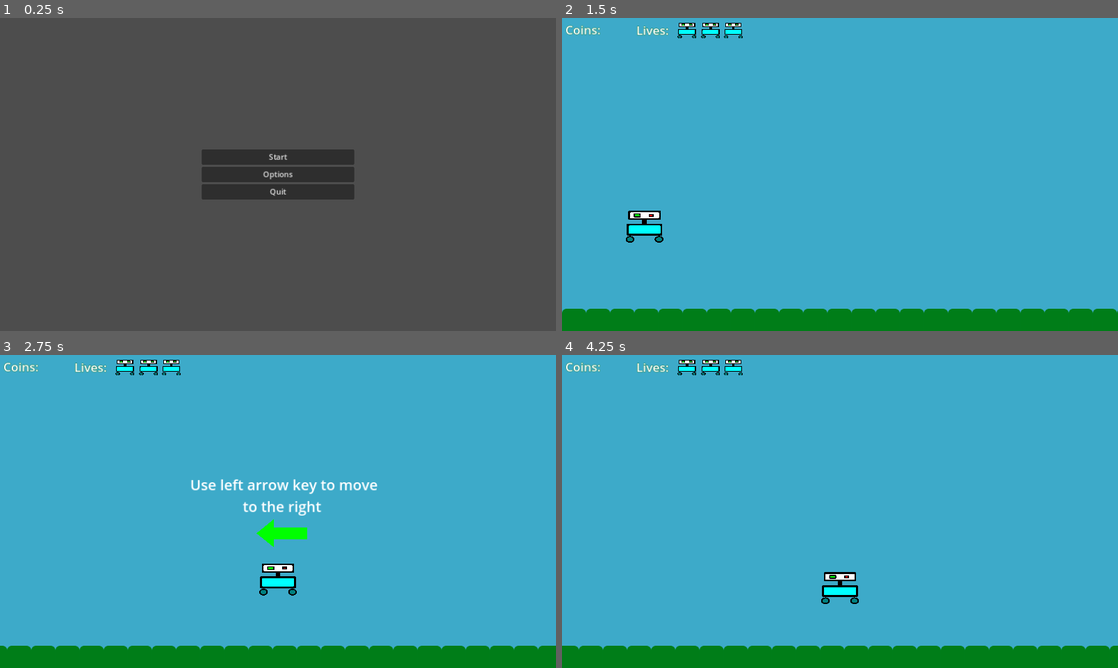
Above: before the commit, frames 1-4 (two rows, left to right).
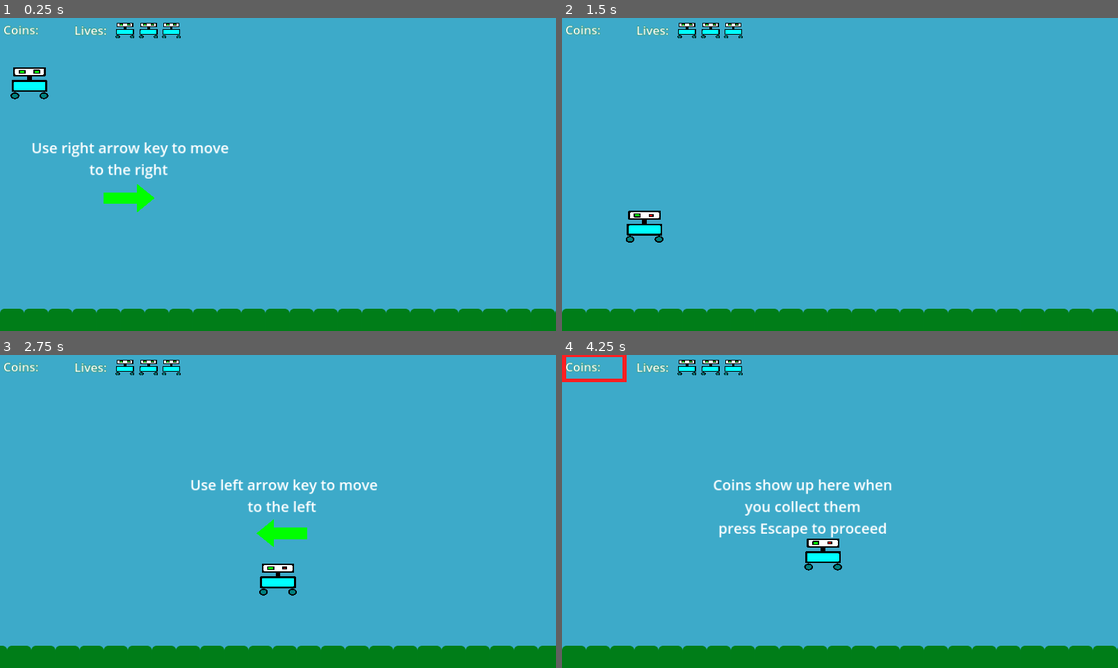
Above: after the commit, the same moments.

Repository: mikailaliyev/MsAdventures
Game: Godot game, scene res://levels/level_1.tscn
Two runs of this game, one before a commit and one after it. Both use one fixed random seed, a clock stepped at 60 frames per second and the inputs below. Before the commit the project starts from res://menu/menu.tscn.
Inputs (mouse positions are in pixels of both pictures, inside the frame that each line leads up to):
- Up to frame 1 (0.25 s): no input
- Up to frame 2 (1.5 s): click (840, 155) at 0.5 s, where only the run before the commit has a clickable "Start"; hold Right (right) from 1.28 s (still down); hold Space (jump) from 1.28 s (still down)
- Up to frame 3 (2.75 s): keep holding Right (right); release Space (jump) at 2.03 s; tap Space (jump) at 2.1, 2.27, 2.57 s
- Up to frame 4 (4.25 s): tap Enter at 2.75 s; release Right (right) at 2.78 s; hold Left (left) 2.78-3.53 s; hold Space (jump) 2.78-3.53 s; hold Right (right) from 3.53 s (still down); tap Space (jump) at 3.6, 3.77, 4.07 s

The runs differ from the first frame. In frame 1, 100% of the frame differs, in the area x 0-100%, y 0-100%; in frame 2, nothing differs; in frame 3, 0.3%; in frame 4, 3.0%.

Commit message:
upgraded: game control tips for counters and intro for coins&enemies

Diff:
--- a/levels/GameManager.gd
+++ b/levels/GameManager.gd
@@ -1,10 +1,18 @@
 extends Node
+var is_paused: bool = false
 var left_control: int = 0
 var right_control: int = 0
 var jump_control: int = 0
-# Called when the node enters the scene tree for the first time.
+var coin_control: int = 0
+var live_control: int = 0
+var coin_intro_control: int = 0
+var enemy_intro_control: int = 0
+
 func _process(_delta):
-		#Teaching moving controls
+	# Pausing the game
+	#pause_game()
+
+	#Teaching moving controls
 	if left_control == 0:
 		if $"../Character".is_on_floor():
 			if !Input.is_action_pressed("right"):
@@ -39,3 +47,62 @@
 				jump_control += 1
 				%LabelForUpControl.hide()
 				%ArrowUp.hide()
+
+	if coin_control == 0:
+		if %Character.position.x > 540 && right_control > 0 && jump_control > 0:
+			%LabelForCoinsCounter.show()
+			%RectangleForCoins.show()
+			get_tree().paused = true
+			if Input.is_action_just_pressed("pause"):
+				get_tree().paused = false
+				coin_control += 1
+				%LabelForCoinsCounter.hide()
+				%RectangleForCoins.hide()
+
+	if live_control == 0:
+		if %Character.position.x > 550 && coin_control > 0:
+			%LabelForLivesCounter.show()
+			%RectangleForLives.show()
+			if !Input.is_action_pressed("pause"):
+				get_tree().paused = true
+			else:
+				get_tree().paused = false
+				live_control += 1
+				%LabelForLivesCounter.hide()
+				%RectangleForLives.hide()
+
+	if coin_intro_control == 0:
+		if %Character.position.x > 2100:
+			%LabelForCoinsIntro.show()
+			%RectangleForCoinsIntro.show()
+			if !Input.is_action_pressed("pause"):
+				get_tree().paused = true
+			else:
+				get_tree().paused = false
+				coin_intro_control += 1
+				%LabelForCoinsIntro.hide()
+				%RectangleForCoinsIntro.hide()
+
+	if enemy_intro_control == 0:
+		if %Character.position.x > 2800:
+			%LabelForEnemyIntro.show()
+			%RectangleForEnemyIntro.show()
+			if !Input.is_action_pressed("pause"):
+				get_tree().paused = true
+			else:
+				get_tree().paused = false
+				enemy_intro_control += 1
+				%LabelForEnemyIntro.hide()
+				%RectangleForEnemyIntro.hide()
+
+
+func pause_game():
+	if Input.is_action_just_pressed("pause"):
+		if is_paused:
+			get_tree().paused = false
+			is_paused = false
+			return false
+		else:
+			get_tree().paused = true
+			is_paused = true
+			return true
--- a/levels/level_1.tscn
+++ b/levels/level_1.tscn
@@ -9,6 +9,7 @@
 [ext_resource type="PackedScene" uid="uid://cqscvsxhssj1k" path="res://character/character.tscn" id="5_ljy78"]
 [ext_resource type="PackedScene" uid="uid://bejuiktcolb1l" path="res://portals/portal.tscn" id="6_x0vgs"]
 [ext_resource type="PackedScene" uid="uid://cr6cj5j10amiw" path="res://coins/coin.tscn" id="7_1attl"]
+[ext_resource type="Texture2D" uid="uid://bud6ghaavj1vk" path="res://graphics/rectangles/rectangle.svg" id="7_bfjt5"]
 [ext_resource type="Texture2D" uid="uid://c7mcvq1srmvi0" path="res://graphics/character/character_idle.svg" id="8_7f17w"]
 [ext_resource type="PackedScene" uid="uid://wqh1bp7vmudn" path="res://enemies/enemy.tscn" id="9_ymn3l"]
 [ext_resource type="Texture2D" uid="uid://c5vh30tomvrjo" path="res://graphics/arrows/arrow.svg" id="11_v5yrg"]
@@ -838,6 +839,7 @@
 texture = ExtResource("1_ssxnt")
 region_enabled = true
 region_rect = Rect2(70.9672, 227.795, 980.801, 339.818)
+metadata/_edit_lock_ = true
 
 [node name="Character" parent="." instance=ExtResource("5_ljy78")]
 unique_name_in_owner = true
@@ -873,7 +875,7 @@
 offset_right = 936.0
 offset_bottom = 334.0
 theme_override_font_sizes/font_size = 30
-text = "Use left arrow key to move to the right "
+text = "Use left arrow key to move to the left "
 horizontal_alignment = 1
 autowrap_mode = 2
 
@@ -904,6 +906,96 @@
 scale = Vector2(0.2, 0.2)
 texture = ExtResource("11_v5yrg")
 
+[node name="LabelForCoinsCounter" type="Label" parent="GameControlsInsturctions"]
+unique_name_in_owner = true
+visible = false
+offset_left = 287.0
+offset_top = 247.0
+offset_right = 712.0
+offset_bottom = 334.0
+theme_override_font_sizes/font_size = 30
+text = "Coins show up here when you collect them
+press Escape to proceed"
+horizontal_alignment = 1
+autowrap_mode = 2
+
+[node name="RectangleForCoins" type="Sprite2D" parent="GameControlsInsturctions"]
+unique_name_in_owner = true
+visible = false
+position = Vector2(67, 27)
+scale = Vector2(0.254545, 0.214425)
+texture = ExtResource("7_bfjt5")
+region_enabled = true
+region_rect = Rect2(122, 418.5, 550, 288)
+
+[node name="LabelForLivesCounter" type="Label" parent="GameControlsInsturctions"]
+unique_name_in_owner = true
+visible = false
+offset_left = 287.0
+offset_top = 247.0
+offset_right = 712.0
+offset_bottom = 334.0
+theme_override_font_sizes/font_size = 30
+text = "Here you can see total number of lives you have
+press Escape to proceed"
+horizontal_alignment = 1
+autowrap_mode = 2
+
+[node name="RectangleForLives" type="Sprite2D" parent="GameControlsInsturctions"]
+unique_name_in_owner = true
+visible = false
+position = Vector2(265, 27)
+scale = Vector2(0.490909, 0.214425)
+texture = ExtResource("7_bfjt5")
+region_enabled = true
+region_rect = Rect2(122, 418.5, 550, 288)
+
+[node name="LabelForCoinsIntro" type="Label" parent="GameControlsInsturctions"]
+unique_name_in_owner = true
+visible = false
+offset_left = 1624.0
+offset_top = 275.0
+offset_right = 2072.0
+offset_bottom = 407.0
+theme_override_font_sizes/font_size = 30
+text = "Collect coins
+press Escape to proceed"
+horizontal_alignment = 1
+vertical_alignment = 1
+autowrap_mode = 2
+
+[node name="RectangleForCoinsIntro" type="Sprite2D" parent="GameControlsInsturctions"]
+unique_name_in_owner = true
+visible = false
+position = Vector2(2201.5, 396)
+scale = Vector2(0.187273, 0.3125)
+texture = ExtResource("7_bfjt5")
+region_enabled = true
+region_rect = Rect2(122, 418.5, 550, 288)
+
+[node name="LabelForEnemyIntro" type="Label" parent="GameControlsInsturctions"]
+unique_name_in_owner = true
+visible = false
+offset_left = 2425.0
+offset_top = 253.0
+offset_right = 2931.0
+offset_bottom = 385.0
+theme_override_font_sizes/font_size = 30
+text = "Avoid enemies or you lose a life
+Escape to proceed"
+horizontal_alignment = 1
+vertical_alignment = 1
+autowrap_mode = 2
+
+[node name="RectangleForEnemyIntro" type="Sprite2D" parent="GameControlsInsturctions"]
+unique_name_in_owner = true
+visible = false
+position = Vector2(2948, 396)
+scale = Vector2(0.231817, 0.350694)
+texture = ExtResource("7_bfjt5")
+region_enabled = true
+region_rect = Rect2(122, 418.5, 550, 288)
+
 [node name="Portal" parent="." instance=ExtResource("6_x0vgs")]
 position = Vector2(7013, 501)
 collision_layer = 16
@@ -921,34 +1013,35 @@
 [node name="Coins" type="Node2D" parent="."]
 
 [node name="Coin8" parent="Coins" instance=ExtResource("7_1attl")]
-position = Vector2(5212.13, 83)
+position = Vector2(5227, 106)
 
 [node name="Coin7" parent="Coins" instance=ExtResource("7_1attl")]
 position = Vector2(7048, 97)
 
 [node name="Coin" parent="Coins" instance=ExtResource("7_1attl")]
-position = Vector2(2200, 382)
+position = Vector2(2200, 393)
+metadata/_edit_lock_ = true
 
 [node name="Coin2" parent="Coins" instance=ExtResource("7_1attl")]
-position = Vector2(2430, 380)
+position = Vector2(2430, 391)
 
 [node name="Coin3" parent="Coins" instance=ExtResource("7_1attl")]
-position = Vector2(3216, 389)
+position = Vector2(3216, 394)
 
 [node name="Coin4" parent="Coins" instance=ExtResource("7_1attl")]
 position = Vector2(3645.13, 547)
 
 [node name="Coin5" parent="Coins" instance=ExtResource("7_1attl")]
-position = Vector2(4235.13, 94)
+position = Vector2(4233, 103)
 
 [node name="Coin6" parent="Coins" instance=ExtResource("7_1attl")]
-position = Vector2(6018, 239)
+position = Vector2(6026, 241)
 
 [node name="Coin9" parent="Coins" instance=ExtResource("7_1attl")]
 position = Vector2(5732, 387)
 
 [node name="Coin10" parent="Coins" instance=ExtResource("7_1attl")]
-position = Vector2(4945, 533)
+position = Vector2(4943, 548)
 
 [node name="CoinsCounterCanvas" type="CanvasLayer" parent="."]
 
@@ -991,7 +1084,7 @@
 [node name="Enemies" type="Node2D" parent="."]
 
 [node name="Enemy" parent="Enemies" instance=ExtResource("9_ymn3l")]
-position = Vector2(2941, 396)
+position = Vector2(2949, 396)
 
 [node name="Enemy2" parent="Enemies" instance=ExtResource("9_ymn3l")]
 position = Vector2(4490, 192)
--- a/project.godot
+++ b/project.godot
@@ -11,7 +11,7 @@
 [application]
 
 config/name="M's Adventures"
-run/main_scene="res://menu/menu.tscn"
+run/main_scene="res://levels/level_1.tscn"
 config/features=PackedStringArray("4.2", "GL Compatibility")
 config/icon="res://icon.svg"
 
@@ -28,18 +28,23 @@
 }
 left={
 "deadzone": 0.5,
-"events": [Object(InputEventKey,"resource_local_to_scene":fa …(119 unchanged characters)… ressed":false,"pressed":false,"keycode":0,"physical_keycode":4194319,"key_label":0,"unicode":0,"echo":false,"script":null)
+"events": [Object(InputEventKey,"resource_local_to_scene":fa …(119 unchanged characters)… ressed":false,"pressed":false,"keycode":4194319,"physical_keycode":4194319,"key_label":4194319,"unicode":0,"echo":false,"script":null)
 ]
 }
 exit={
 "deadzone": 0.5,
-"events": [Object(InputEventKey,"resource_local_to_scene":false,"resource_name":"","device":-1,"window_id":0,"alt_pressed":false,"shift_pressed":false,"ctrl_pressed":false,"meta_pressed":fa …(112 unchanged characters)…
+"events": [Object(InputEventKey,"resource_local_to_scene":false,"resource_name":"","device":-1,"window_id":0,"alt_pressed":false,"shift_pressed":true,"ctrl_pressed":false,"meta_pressed":fa …(112 unchanged characters)…
 ]
 }
 jump={
 "deadzone": 0.5,
 "events": [null, Object(InputEventKey,"resource_local_to_scene":false,"resource_name":"","device":-1,"window_id":0,"alt …(184 unchanged characters)…
 , Object(InputEventKey,"resource_local_to_scene":false,"resource_name":"","device":-1,"window_id":0,"alt_pressed":false,"shift_pressed":false,"ctrl_pressed":false,"meta_pressed":false,"pressed":false,"keycode":0,"physical_keycode":4194320,"key_label":0,"unicode":0,"echo":false,"script":null)
+]
+}
+pause={
+"deadzone": 0.5,
+"events": [Object(InputEventKey,"resource_local_to_scene":false,"resource_name":"","device":-1,"window_id":0,"alt_pressed":false,"shift_pressed":false,"ctrl_pressed":false,"meta_pressed":false,"pressed":false,"keycode":0,"physical_keycode":4194305,"key_label":0,"unicode":0,"echo":false,"script":null)
 ]
 }
 
Not shown: 1 places in levels/level_1.tscn that only renumber resources
